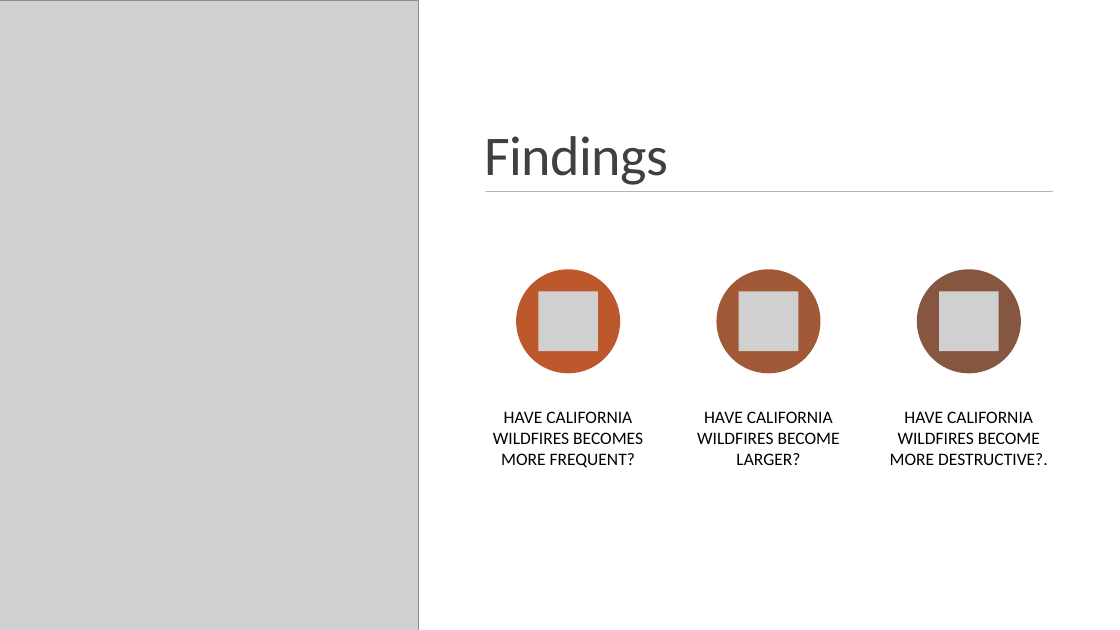
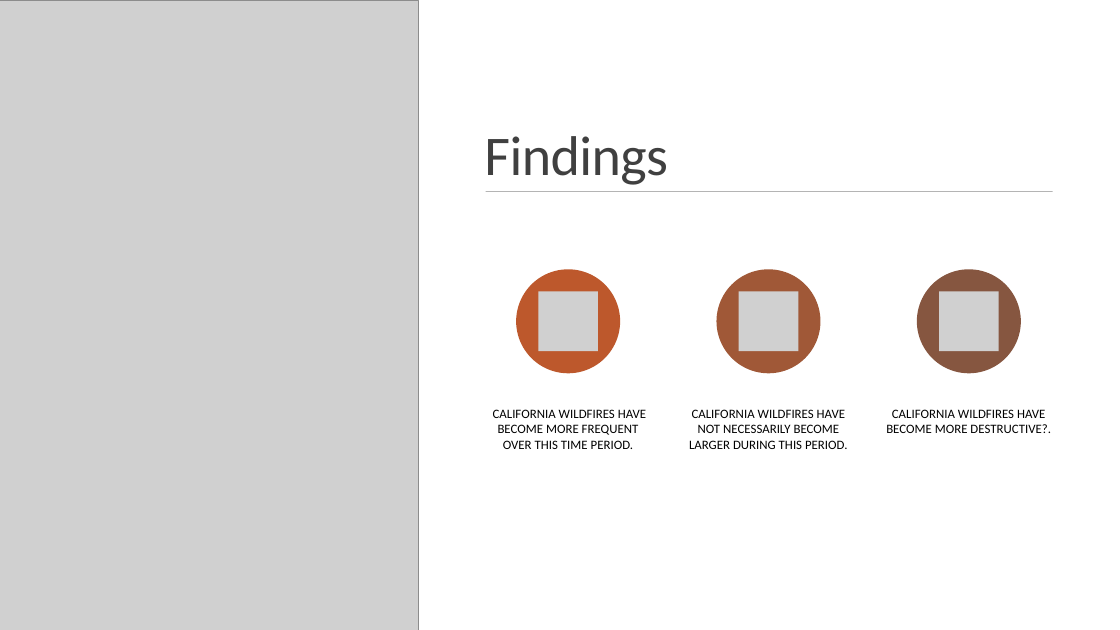
Before and after one commit to MThorpester/California-Wildfires, a slide deck: slide 6 of Margaret/Project Docs/CA Wildfire Dashboard Pres.pptx. Drawn at 1120x630 pixels with LibreOffice and Linux fonts; fonts in the diff are those of the drawing; grey boxes stand for pictures. Boxes give left, top, right and bottom in pixels: in the first picture for what was removed or moved away, otherwise in the second. Text is boxed around its words. In the diff, an @@ line names an element or a change of style, - is before the commit and + after.

```diff
--- a/Margaret/Project Docs/CA Wildfire Dashboard Pres.pptx
+++ b/Margaret/Project Docs/CA Wildfire Dashboard Pres.pptx
@@ text at [493, 409, 646, 449]: text changed; size 15 to 11 pt @@
-HAVE CALIFORNIA WILDFIRES BECOMES MORE FREQUENT?
+CALIFORNIA WILDFIRES HAVE BECOME MORE FREQUENT OVER THIS TIME PERIOD.
@@ text at [689, 409, 847, 449]: text changed; size 15 to 11 pt @@
-HAVE CALIFORNIA WILDFIRES BECOME LARGER?
+CALIFORNIA WILDFIRES HAVE NOT NECESSARILY BECOME LARGER DURING THIS PERIOD.
@@ text at [886, 409, 1051, 433]: text changed; size 15 to 11 pt @@
-HAVE CALIFORNIA WILDFIRES BECOME MORE DESTRUCTIVE?.
+CALIFORNIA WILDFIRES HAVE BECOME MORE DESTRUCTIVE?.
```
Also in this commit, not shown: 2 other slides changed, 5 slides added, 1 slide removed, 4 other files.
